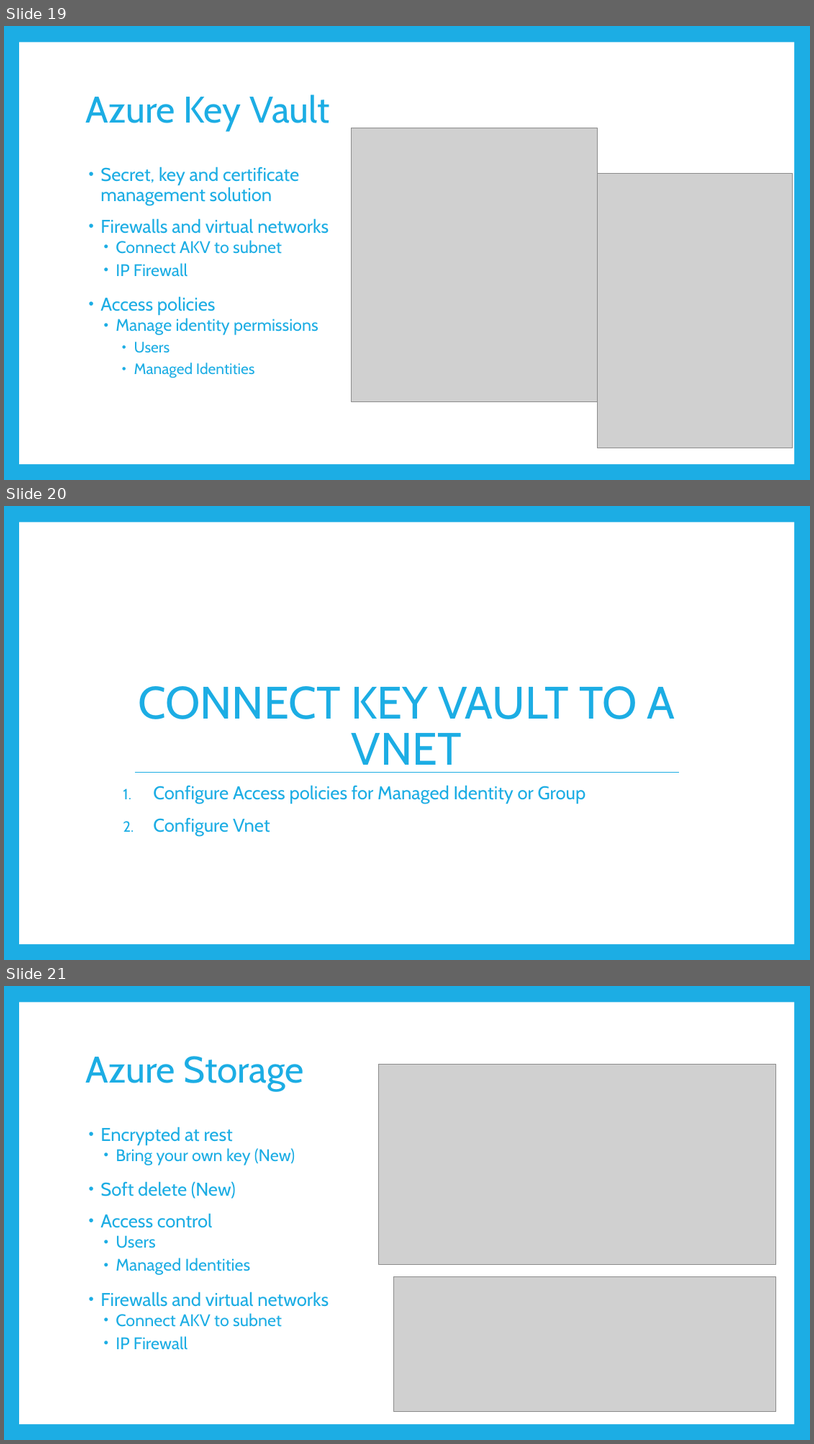
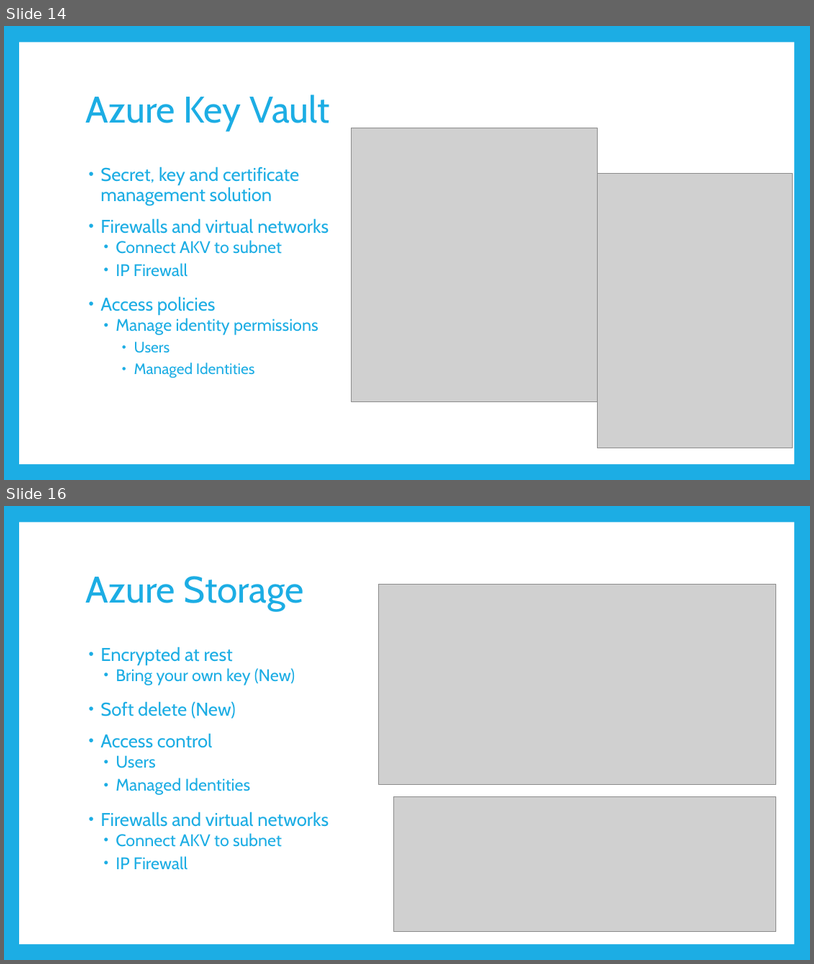
Before and after one commit to JasonHaley/SecuringWebAppsLab, a slide deck: presentation/GAB-AzureWebApps2019.pptx. Shown one above the other, each under a label of ours: slides 19, 20 and 21 before the commit, slides 14 and 16 after it; the slides between them are not shown. The pictures are 814x1444 and 814x964 pixels, drawn with LibreOffice and Linux fonts; fonts in the diff are those of the drawing; grey boxes stand for pictures. Boxes give left, top, right and bottom in pixels: in the first picture for what was removed or moved away, otherwise in the second. Text is boxed around its words. In the diff, an @@ line names an element or a change of style, - is before the commit and + after.

```diff
--- a/presentation/GAB-AzureWebApps2019.pptx
+++ b/presentation/GAB-AzureWebApps2019.pptx
@@ slide 20 removed at [4,506,810,960], background #1CADE4; not listed: 1 template element that a slide beside it also shows @@
@@ title removed at [138,686,676,772] @@
-CONNECT KEY VAULT TO A VNET
@@ line removed from (135, 772) to (680, 772) @@
@@ text removed at [153,785,586,835] @@
-1. Configure Access policies for Managed Identity or Group
-2. Configure Vnet
@@ what was slide 19 is now slide 14 @@
@@ what was slide 21 is now slide 16 @@
```
Also in this commit, not shown: 6 other slides removed.
